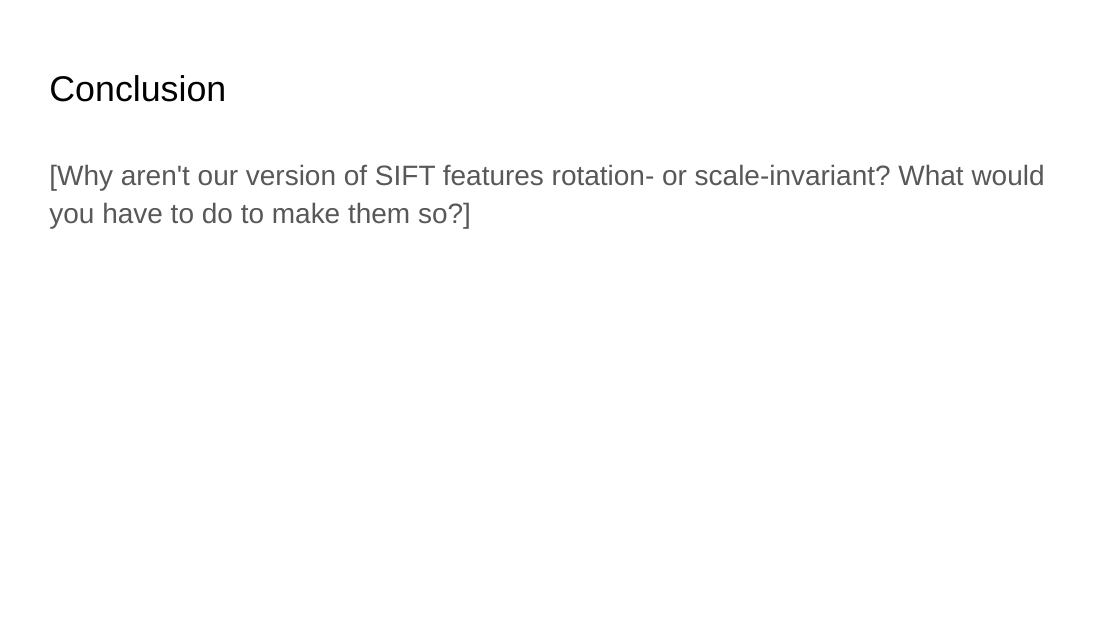
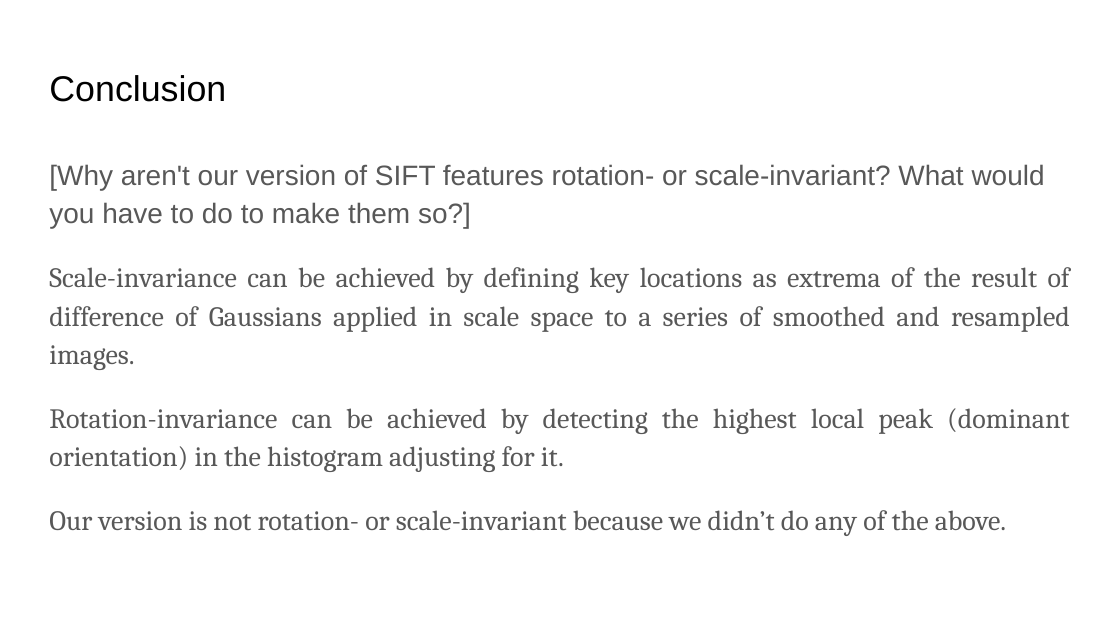
Before and after one commit to ShuvoNewaz/CS-6476-Projects-Fall2022, a slide deck: slide 20 of docs/proj2_report.pptx. Drawn at 1120x630 pixels with LibreOffice and Linux fonts; fonts in the diff are those of the drawing. Boxes give left, top, right and bottom in pixels: in the first picture for what was removed or moved away, otherwise in the second. Text is boxed around its words. In the diff, an @@ line names an element or a change of style, - is before the commit and + after.

```diff
--- a/docs/proj2_report.pptx
+++ b/docs/proj2_report.pptx
@@ text at (49, 267, 1070, 536): paragraphs added @@
+Scale-invariance can be achieved by defining key locations as extrema of the result of difference of Gaussians applied in scale space to a series of smoothed and resampled images.
+Rotation-invariance can be achieved by detecting the highest local peak (dominant orientation) in the histogram adjusting for it.
+Our version is not rotation- or scale-invariant because we didn’t do any of the above.
```
Also in this commit, not shown: 18 other slides changed, 1 slide added, 1 slide removed, 1 other file.
